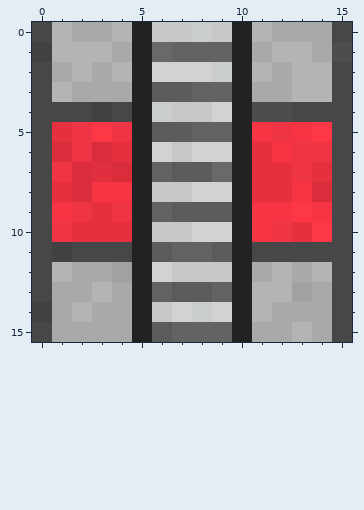
Pixel-art sprite: resources/textures/blocks/elevator_guide_basement_front.png. The picture above is the old version.
The file is 16x16 pixels. Colours within 5 levels of each other are drawn and written as one.
The result:
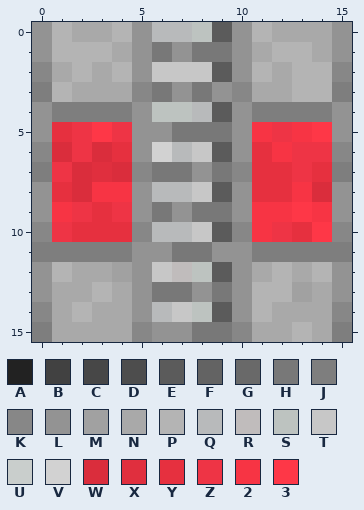
Palette (. is transparent): A #222222  B #414141  C #474747  D #4d4d4d  E #5b5b5b  F #636363  G #696969  H #787878  J #7e7e7e  K #878787  L #939393  M #a1a1a1  N #a9a9a9  P #b4b4b4  Q #b8babb  R #c0bcbc  S #bdc3c0  T #c7c7c7  U #c9cecc  V #d2d2d2  W #da2d3c  X #e02f3e  Y #e6303f  Z #ee3445  2 #f73444  3 #fe3747
Edits made:
@@ x 0..15 @@
- 0 CPNNPATTUTAPNNNC
- 1 BPPPNAGFFFANPPND
- 2 CNPNPAVVVUAPNPPC
- 3 CPNNNAEEFFANNPPC
- 4 CCCBCAUTTVADDCCC
- 5 CYZ3ZAEEFFA2Z23C
- 6 CWZWYAVTVVAY2ZZC
- 7 CZWXWAFEEGAYYZYC
- 8 CYW22ATTVVAYY2WC
- 9 C2ZYZAFEEEA2232C
-10 CZYYYATTVVA2ZY3C
-11 CBCCCAEFFEACCCCC
-12 CPNNMAVTTTANPNPC
-13 CNNPNAFEEFAPPMNC
-14 BNPNNATVUVAPNNNC
-15 CNNNNAEFFFANNPNC
+ 0 LPNNPLQQSELPNNNL
+ 1 LPPPNLHLHHLNPPNL
+ 2 KNPNPLTTTELPNPPK
+ 3 JPNNNKHLHLKNNPPJ
+ 4 LJJJJLSSQELJJJJL
+ 5 LYZ3ZLLHHHL2Z23L
+ 6 KWZWYLVQTELY2ZZK
+ 7 JZWXWKHHLHKYYZYJ
+ 8 LYW22LQQTELYY2WL
+ 9 L2ZYZLHLHHL2232L
+10 KZYYYKQQTEK2ZY3K
+11 JJJJJLLHHLLJJJJJ
+12 LPNNMLTRSELNPNPL
+13 LNNPNLHHLHLPPMNL
+14 KNPNNLQTSELPNNNK
+15 JNNNNKLLHHKNNPNJ
Pixel boxes of the changes (left, top, right, bottom) in both pictures:
changed: (32, 22, 352, 342)
